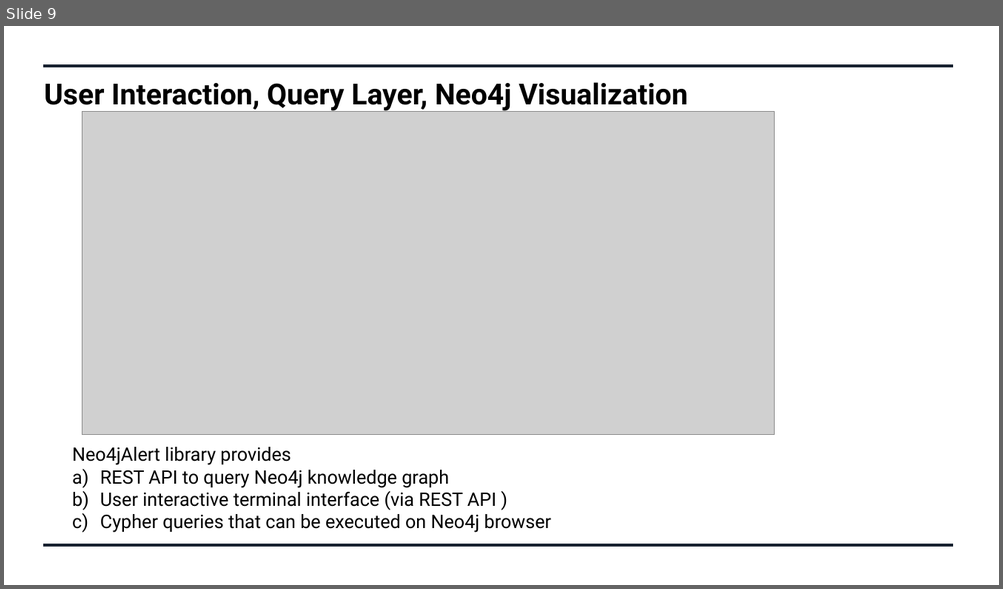
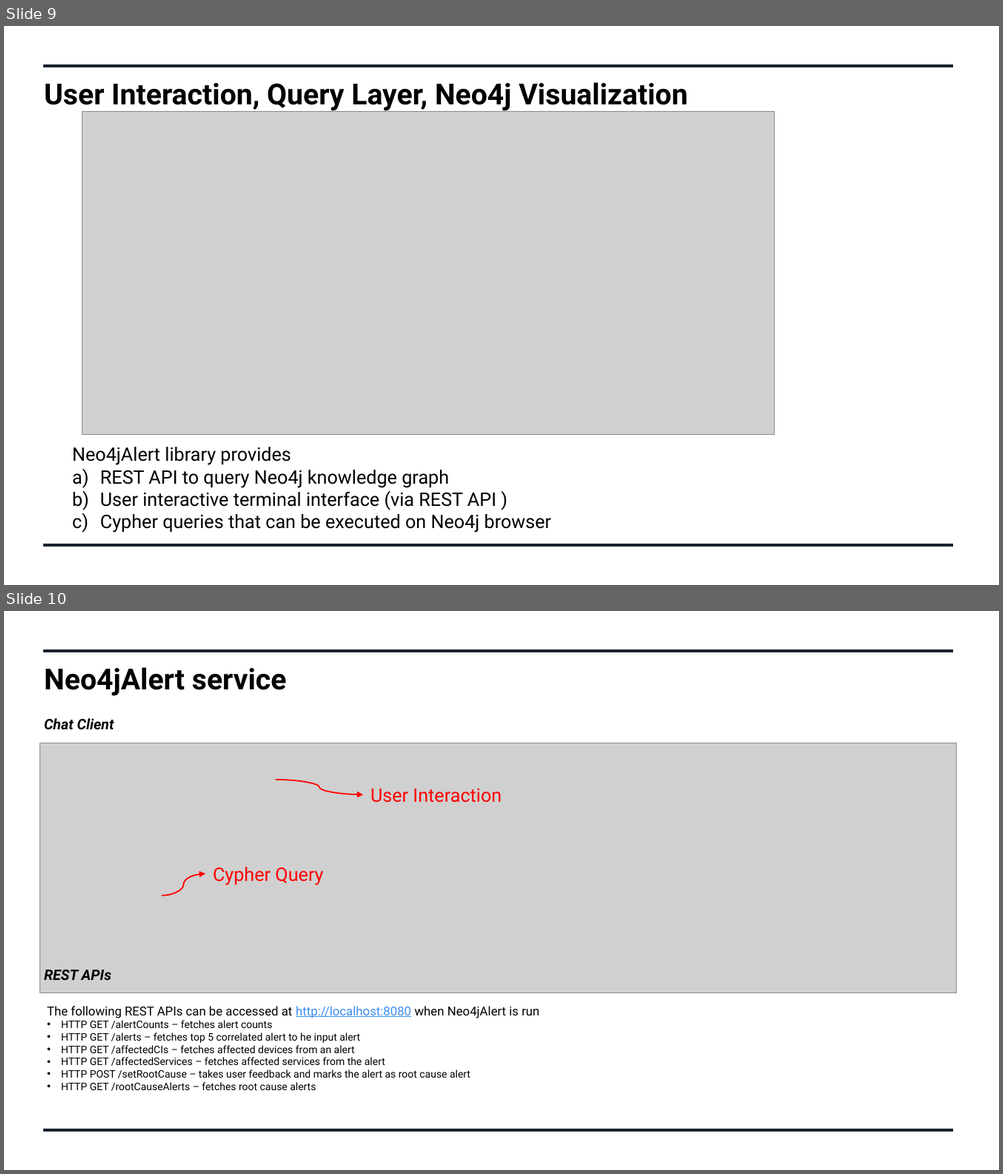
Before and after one commit to swatinanda/CS410-Fall2021-TeamAlpha, a slide deck: Team_Alpha_Presentation.pptx. Shown one above the other, each under a label of ours: slide 9 before the commit, slides 9 and 10 after it. The pictures are 1003x589 and 1003x1174 pixels, drawn with LibreOffice and Linux fonts; fonts in the diff are those of the drawing; grey boxes stand for pictures. Boxes give left, top, right and bottom in pixels: in the first picture for what was removed or moved away, otherwise in the second. Text is boxed around its words. In the diff, an @@ line names an element or a change of style, - is before the commit and + after.

```diff
--- a/Team_Alpha_Presentation.pptx
+++ b/Team_Alpha_Presentation.pptx
@@ slide 10 added at box(4, 611, 999, 1170), background #FFFFFF @@
@@ line added from (43, 651) to (953, 651), #182230 2.25 pt @@
@@ text added at box(44, 667, 287, 696), 28 pt, text #000000, bold @@
+Neo4jAlert service
@@ text added at box(44, 718, 114, 730), 14 pt, text #000000, bold, italic @@
+Chat Client
@@ picture added at box(40, 743, 957, 993) @@
@@ curved arrow added from (276, 780) to (363, 795), #FF0000 1.25 pt @@
@@ text added at box(370, 789, 501, 803), 18 pt, text #FF0000 @@
+User Interaction
@@ curved arrow added from (162, 896) to (205, 874), #FF0000 1.25 pt @@
@@ text added at box(213, 867, 323, 886), 18 pt, text #FF0000 @@
+Cypher Query
@@ text added at box(44, 970, 111, 980), 14 pt, text #000000, bold, italic @@
+REST APIs
@@ text added at box(47, 1006, 539, 1091), 10 pt, text #000000 @@
+The following REST APIs can be accessed at http://localhost:8080 when Neo4jAlert is run
+• HTTP GET /alertCounts – fetches alert counts
+• HTTP GET /alerts – fetches top 5 correlated alert to he input alert
+• HTTP GET /affectedCIs – fetches affected devices from an alert
+• HTTP GET /affectedServices – fetches affected services from the alert
+• HTTP POST /setRootCause – takes user feedback and marks the alert as root cause alert
+• HTTP GET /rootCauseAlerts – fetches root cause alerts
@@ line added from (43, 1130) to (953, 1130), #182230 2.25 pt @@
```
Also in this commit, not shown: 1 slide changed, 1 slide removed.
